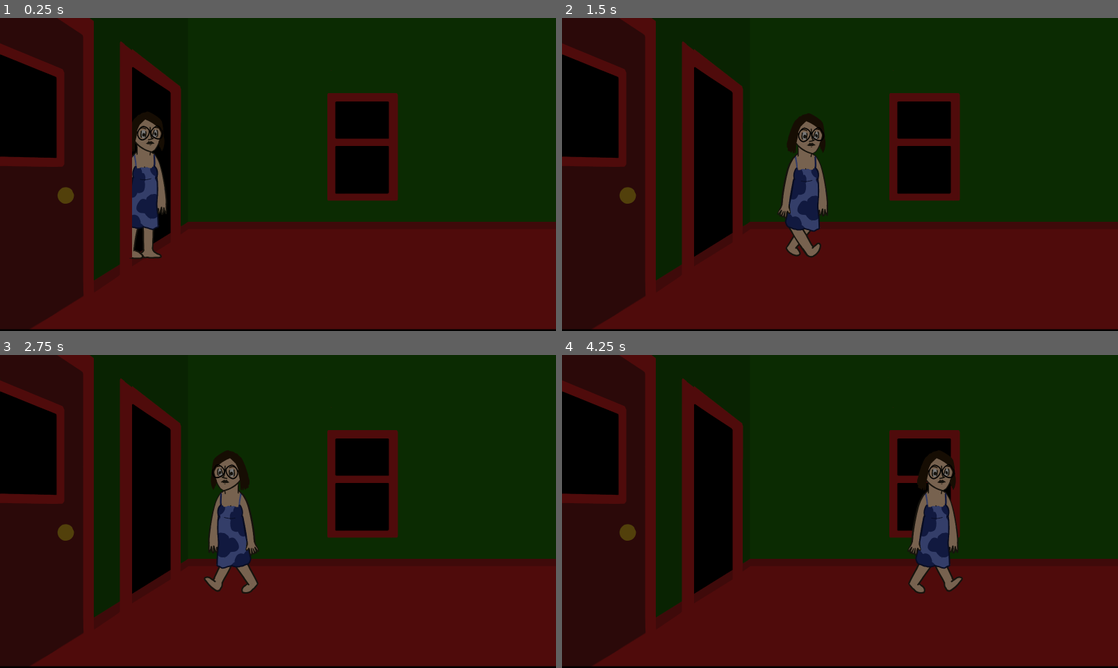
Above: before the commit, frames 1-4 (two rows, left to right).
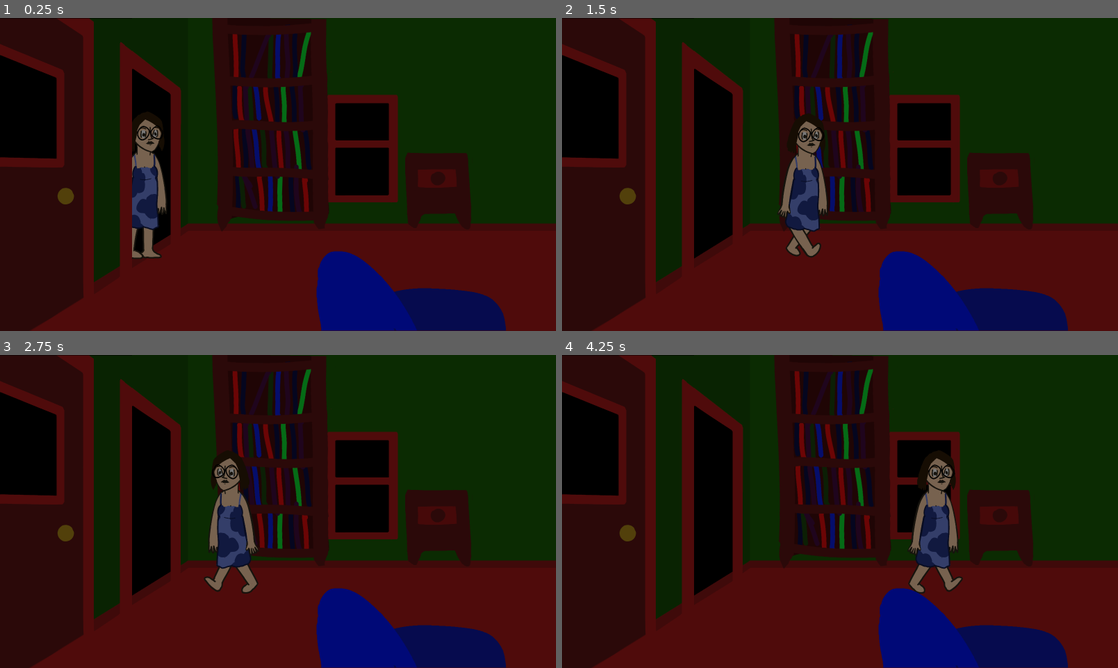
Above: after the commit, the same moments.

Repository: MarmadileManteater/Carbuncle-Game
Game: Godot game, scene res://scenes/living_room/living_room.tscn
Two runs of this game, one before a commit and one after it. Both use one fixed random seed, a clock stepped at 60 frames per second and the inputs below. This scene is started directly instead of the project's main scene. Sound files missing from this copy of the repository are replaced by a short silence.
Inputs (mouse positions are in pixels of both pictures, inside the frame that each line leads up to):
- Up to frame 1 (0.25 s): no input
- Up to frame 2 (1.5 s): tap Enter at 0.5 s; move the mouse to (962, 158) at 0.52 s; hold Right (ui_right) from 0.53 s (still down); click (962, 158) at 0.67 s; move the mouse to (728, 190) at 1.27 s; click (728, 190) at 1.42 s
- Up to frame 3 (2.75 s): move the mouse to (333, 442) at 2.02 s; release Right (ui_right) at 2.03 s; hold Left (ui_left) from 2.03 s (still down); click (333, 442) at 2.17 s
- Up to frame 4 (4.25 s): move the mouse to (812, 574) at 2.77 s; release Left (ui_left) at 2.78 s; hold Right (ui_right) from 2.78 s (still down); click (812, 574) at 2.92 s; move the mouse to (1006, 558) at 3.52 s; click (1006, 558) at 3.67 s

The runs differ from the first frame. In frame 1, 22% of the frame differs, in the area x 0-100%, y 0-100%; in frame 2, 20%; in frame 3, 20%; in frame 4, 22%.

Commit message:
idk

Diff:
--- a/project/project.godot
+++ b/project/project.godot
@@ -21,6 +21,25 @@
 window/size/viewport_height=900
 window/stretch/mode="viewport"
 
+[input]
+
+ui_left={
+"deadzone": 0.5,
+"events": [Object(InputEventKey,"resource_local_to_scene":false,"resource_name":"","device":16,"window_id":0,"alt_pressed":false,"shift_pressed":false,"ctrl_pressed":false,"meta_pressed":false,"pressed":false,"keycode":4194319,"physical_keycode":0,"key_label":0,"unicode":0,"location":0,"echo":false,"script":null)
+, Object(InputEventJoypadButton,"resource_local_to_scene":false,"resource_name":"","device":-1,"button_index":13,"pressure":0.0,"pressed":false,"script":null)
+, Object(InputEventJoypadMotion,"resource_local_to_scene":false,"resource_name":"","device":-1,"axis":0,"axis_value":-1.0,"script":null)
+, Object(InputEventKey,"resource_local_to_scene":false,"resource_name":"","device":-1,"window_id":0,"alt_pressed":false,"shift_pressed":false,"ctrl_pressed":false,"meta_pressed":false,"pressed":false,"keycode":0,"physical_keycode":65,"key_label":0,"unicode":97,"location":0,"echo":false,"script":null)
+]
+}
+ui_right={
+"deadzone": 0.5,
+"events": [Object(InputEventKey,"resource_local_to_scene":false,"resource_name":"","device":16,"window_id":0,"alt_pressed":false,"shift_pressed":false,"ctrl_pressed":false,"meta_pressed":false,"pressed":false,"keycode":4194321,"physical_keycode":0,"key_label":0,"unicode":0,"location":0,"echo":false,"script":null)
+, Object(InputEventJoypadButton,"resource_local_to_scene":false,"resource_name":"","device":-1,"button_index":14,"pressure":0.0,"pressed":false,"script":null)
+, Object(InputEventJoypadMotion,"resource_local_to_scene":false,"resource_name":"","device":-1,"axis":0,"axis_value":1.0,"script":null)
+, Object(InputEventKey,"resource_local_to_scene":false,"resource_name":"","device":-1,"window_id":0,"alt_pressed":false,"shift_pressed":false,"ctrl_pressed":false,"meta_pressed":false,"pressed":false,"keycode":0,"physical_keycode":68,"key_label":0,"unicode":100,"location":0,"echo":false,"script":null)
+]
+}
+
 [physics]
 
 3d/physics_engine="Jolt Physics"
--- a/project/scenes/dialog/dialog.gd
+++ b/project/scenes/dialog/dialog.gd
@@ -56,9 +56,9 @@
 		$RichTextLabel.size.x = 1038.0
 		$RichTextLabel/Arrow.position.x = 1014.0
 	if portrait == Portrait.Monica:
-		$Portraits/Monica.show()
+		$Portraits/MonicaP.show()
 	else:
-		$Portraits/Monica.hide()
+		$Portraits/MonicaP.hide()
 	if portrait == Portrait.Monster:
 		$Portraits/Monster.show()
 	else:
--- a/project/scenes/dialog/dialog.tscn
+++ b/project/scenes/dialog/dialog.tscn
@@ -87,7 +87,7 @@
 [node name="Portraits" type="Node2D" parent="." unique_id=1282781185]
 position = Vector2(601, 11)
 
-[node name="Monica" type="AnimatedSprite2D" parent="Portraits" unique_id=472911964]
+[node name="MonicaP" type="AnimatedSprite2D" parent="Portraits" unique_id=472911964]
 visible = false
 position = Vector2(-4, -44)
 sprite_frames = SubResource("SpriteFrames_0dxmq")
@@ -95,7 +95,7 @@
 [node name="Monster" parent="Portraits" unique_id=1163829090 instance=ExtResource("4_fmfh2")]
 visible = false
 position = Vector2(-3, -19)
-frame_progress = 0.03565951
+frame_progress = 0.9643633
 
 [node name="DialogFront" type="Sprite2D" parent="." unique_id=148247673]
 position = Vector2(73, 126)
@@ -124,7 +124,7 @@
 autoplay = &"bob"
 
 [node name="Timer" type="Timer" parent="." unique_id=1107149826]
-wait_time = 0.009999999999999998
+wait_time = 0.00999999999999999
 
 [node name="Chirp" type="AudioStreamPlayer" parent="." unique_id=1051176050]
 stream = ExtResource("5_54y5e")
--- a/project/scenes/dialogs/dialogs.gd
+++ b/project/scenes/dialogs/dialogs.gd
@@ -1,11 +1,13 @@
 extends Node2D
 
 signal done
+signal next_line
 
 var dialogs: Array
 var current: Dialog
 var is_ready: bool = true
 var is_started: bool = false
+var index = 0
 
 # Called when the node enters the scene tree for the first time.
 func _ready() -> void:
@@ -24,6 +26,8 @@
 			hide()
 			is_started = false
 			return
+		next_line.emit(index)
+		index += 1
 		is_ready = false
 		current = dialogs.pop_front()
 		current.show()
--- a/project/scenes/global/global.gd
+++ b/project/scenes/global/global.gd
@@ -2,8 +2,11 @@
 
 @export var starting_scene: String = "lock_puzzle"
 var loaded_scene: DefaultScene = null
+var loaded_scene_name: String
 var state: Dictionary = {}
 var time_elapsed: float = 0.0
+var items: Dictionary = { "dph": false, "doorkey": false }
+var searches: int = 0
 
 # Called when the node enters the scene tree for the first time.
 func _ready() -> void:
@@ -57,12 +60,30 @@
 		func(name: String):
 			$Jukebox.set_track(name)
 	)
+	loaded_scene.item_obtained.connect(
+		func (item: String):
+			searches+=1
+			loaded_scene.searches = searches
+			items[item] = true
+			loaded_scene.items = items
+			if item == "dph":
+				loaded_scene.disable_clickable()
+				$DPH.advance()
+				$DPH.done.connect(
+					func ():
+						loaded_scene.enable_clickable()
+				)
+	)
 
 	loaded_scene.time_elapsed = time_elapsed
 	loaded_scene.first_time = not state.has(scene_name)
 	if state.has(scene_name):
 		loaded_scene.load_state(state[scene_name])
 	loaded_scene.has_visited = state.keys()
+	loaded_scene.came_from = loaded_scene_name
+	loaded_scene_name = scene_name
+	loaded_scene.items = items
+	loaded_scene.searches = searches
 	add_child(loaded_scene)
 
 
@@ -74,3 +95,7 @@
 
 func _on_cursor_capture() -> void:
 	loaded_scene.capture()
+
+func _process(delta: float) -> void:
+	$Inventory/DPH.visible = items["dph"]
+	$Inventory/Key.visible = items["doorkey"]
--- a/project/scenes/global/global.tscn
+++ b/project/scenes/global/global.tscn
@@ -3,12 +3,32 @@
 [ext_resource type="Script" uid="uid://durauhf4vm26h" path="res://scenes/global/global.gd" id="1_bhh4k"]
 [ext_resource type="PackedScene" uid="uid://cx8xfdka44jnc" path="res://scenes/virtual_cursor/virtual_cursor.tscn" id="2_pht4f"]
 [ext_resource type="PackedScene" uid="uid://bakgdemg3cde0" path="res://scenes/jukebox/jukebox.tscn" id="3_bm3mx"]
+[ext_resource type="Texture2D" uid="uid://d3psrc1pay806" path="res://assets/sprites/dph.png" id="4_ts12r"]
+[ext_resource type="Texture2D" uid="uid://dvnivjsaotr5k" path="res://assets/sprites/key.png" id="5_g0msn"]
+[ext_resource type="PackedScene" uid="uid://bkvjjvf73aaod" path="res://scenes/dialogs/dialogs.tscn" id="6_orsvi"]
+[ext_resource type="PackedScene" uid="uid://cw8n73x31nrww" path="res://scenes/dialog/dialog.tscn" id="7_ht0q6"]
 
 [node name="Global" type="Node2D" unique_id=127505025]
 script = ExtResource("1_bhh4k")
 starting_scene = "room_with_window"
 
+[node name="DPH" parent="." unique_id=1448613965 instance=ExtResource("6_orsvi")]
+visible = false
+z_index = 10
+position = Vector2(746, 621)
+
+[node name="Dialog" parent="DPH" unique_id=1634559854 instance=ExtResource("7_ht0q6")]
+visible = false
+text = "Oh sweet! Diphenhydramine~!"
+portrait = 1
+
+[node name="Dialog2" parent="DPH" unique_id=754301825 instance=ExtResource("7_ht0q6")]
+visible = false
+text = "Now, maybe, I can finally get some rest."
+portrait = 1
+
 [node name="Cursor" parent="." unique_id=1794911752 instance=ExtResource("2_pht4f")]
+z_index = 25
 
 [node name="GameTimer" type="Timer" parent="." unique_id=1626802495]
 wait_time = 0.1
@@ -25,5 +45,18 @@
 
 [node name="Jukebox" parent="." unique_id=1021065957 instance=ExtResource("3_bm3mx")]
 
+[node name="Inventory" type="Node2D" parent="." unique_id=1256969500]
+z_index = 13
+position = Vector2(80, 828)
+
+[node name="DPH" type="Sprite2D" parent="Inventory" unique_id=292505138]
+visible = false
+texture = ExtResource("4_ts12r")
+
+[node name="Key" type="Sprite2D" parent="Inventory" unique_id=1383913683]
+visible = false
+position = Vector2(100, 0)
+texture = ExtResource("5_g0msn")
+
 [connection signal="capture" from="Cursor" to="." method="_on_cursor_capture"]
 [connection signal="timeout" from="GameTimer" to="." method="_on_game_interval"]
--- a/project/scenes/kitchen/kitchen.gd
+++ b/project/scenes/kitchen/kitchen.gd
@@ -8,3 +8,8 @@
 # Called every frame. 'delta' is the elapsed time since the previous frame.
 func _process(delta: float) -> void:
 	pass
+
+
+func _left_door_body_entered(body: Node2D) -> void:
+	if body == $Monica:
+		change_scene.emit("living_room")
--- a/project/scenes/kitchen/kitchen.tscn
+++ b/project/scenes/kitchen/kitchen.tscn
@@ -6,6 +6,12 @@
 
 [sub_resource type="RectangleShape2D" id="RectangleShape2D_0dxmq"]
 size = Vector2(1859, 20)
+
+[sub_resource type="RectangleShape2D" id="RectangleShape2D_6wcjf"]
+size = Vector2(142, 798)
+
+[sub_resource type="RectangleShape2D" id="RectangleShape2D_o4r6q"]
+size = Vector2(322, 591)
 
 [node name="Kitchen" type="Node2D" unique_id=1659860686]
 script = ExtResource("1_madu1")
@@ -27,4 +33,18 @@
 rotation = -0.08726646
 shape = SubResource("RectangleShape2D_0dxmq")
 
+[node name="CollisionShape2D2" type="CollisionShape2D" parent="StaticBody2D" unique_id=2123615123]
+position = Vector2(1231, -417)
+shape = SubResource("RectangleShape2D_6wcjf")
+
 [node name="Clickable" type="Node2D" parent="." unique_id=1126109606]
+
+[node name="Area2D" type="Area2D" parent="." unique_id=35605313]
+position = Vector2(-236, 0)
+
+[node name="CollisionShape2D" type="CollisionShape2D" parent="Area2D" unique_id=565841126]
+position = Vector2(156, 387)
+shape = SubResource("RectangleShape2D_o4r6q")
+debug_color = Color(0.7124032, 0.26126483, 1, 0.41960785)
+
+[connection signal="body_entered" from="Area2D" to="." method="_left_door_body_entered"]
--- a/project/scenes/living_room/living_room.gd
+++ b/project/scenes/living_room/living_room.gd
@@ -1,9 +1,29 @@
 extends DefaultScene
 
+var possible_drawers = ["open_dph", "open_key", "open_empty"]
+var looked_in_couch = false
 
 # Called when the node enters the scene tree for the first time.
 func _ready() -> void:
-	pass # Replace with function body.
+	super()
+	if came_from == "kitchen":
+		$Monica.position = $RightEntrance.position
+
+	$"Couch Cushions".next_line.connect(
+		func (line_number):
+			if line_number == 0:
+				if searches == 0:
+					$"Couch Cushions/Dialog2".text = "I wondered where my diphenhydramine went."
+				if searches == 1:
+					$"Couch Cushions/Dialog2".text = "Wow, look nothing!"
+				if searches == 2:
+					$"Couch Cushions/Dialog2".text = "[i]Key obtained successfully![/i]"
+			if line_number == 1:
+				if searches == 0:
+					item_obtained.emit("dph")
+				if searches == 2:
+					item_obtained.emit("key")
+	)
 
 
 # Called every frame. 'delta' is the elapsed time since the previous frame.
@@ -19,3 +39,40 @@
 func _on_kitchen_entered(body: Node2D) -> void:
 	if body == $Monica:
 		change_scene.emit("kitchen")
+
+func clickable_clicked(node: VirtualClickable) -> void:
+	super(node)
+	if node.name == "Couch":
+		if not looked_in_couch:
+			looked_in_couch = true
+			$"Couch Cushions".advance()
+			$"Couch Cushions".done.connect(func ():
+				enable_clickable()
+			)
+			disable_clickable()
+	if node.name == "Drawer":
+		if $Drawer.animation == "default":
+			if searches == 0:
+				$Drawer.play("open_dph")
+				$Drawer/AudioStreamPlayer2D.play()
+			if searches == 1:
+				$Drawer.play("open_empty")
+			if searches == 2:
+				$Drawer.play("open_key")
+				$Drawer/AudioStreamPlayer2D.play()
+		elif $Drawer.animation == "open_dph":
+			$Drawer.play("open_empty")
+			item_obtained.emit("dph")
+		elif $Drawer.animation == "open_key":
+			$Drawer.play("open_empty")
+			item_obtained.emit("doorkey")
+
+func save_state() -> Dictionary:
+	return {
+		"drawer": $Drawer.animation,
+		"looked_in_couch": looked_in_couch
+	}
+
+func load_state(state_info: Dictionary) -> void:
+	$Drawer.play(state_info["drawer"])
+	looked_in_couch = state_info["looked_in_couch"]
--- a/project/scenes/living_room/living_room.tscn
+++ b/project/scenes/living_room/living_room.tscn
@@ -4,6 +4,64 @@
 [ext_resource type="PackedScene" uid="uid://dfm6tfc42k5tf" path="res://scenes/monica/monica.tscn" id="2_j02gd"]
 [ext_resource type="Texture2D" uid="uid://bbhuyxmhlu37h" path="res://assets/sprites/living_room_1.png" id="2_v2mqm"]
 [ext_resource type="Texture2D" uid="uid://cdrkcqeqgkyju" path="res://assets/sprites/living_room_2.png" id="4_55niu"]
+[ext_resource type="AudioStream" uid="uid://dl0rej6jvvqto" path="res://assets/sfx/Drawer - Opening.ogg" id="5_8ddjr"]
+[ext_resource type="Texture2D" uid="uid://cuve5ia783db5" path="res://assets/sprites/couch.png" id="5_55niu"]
+[ext_resource type="Texture2D" uid="uid://bnrgk25ycomie" path="res://assets/sprites/bookshelf.png" id="6_tjl2r"]
+[ext_resource type="Texture2D" uid="uid://dwemxcsjvgypy" path="res://assets/sprites/drawer.png" id="7_t80q3"]
+[ext_resource type="PackedScene" uid="uid://6ow7g2olutni" path="res://scenes/virtual_clickable/virtual_clickable.tscn" id="8_0hj4s"]
+[ext_resource type="PackedScene" uid="uid://bkvjjvf73aaod" path="res://scenes/dialogs/dialogs.tscn" id="10_3o82y"]
+[ext_resource type="PackedScene" uid="uid://cw8n73x31nrww" path="res://scenes/dialog/dialog.tscn" id="11_wk2qu"]
+
+[sub_resource type="AtlasTexture" id="AtlasTexture_0hj4s"]
+atlas = ExtResource("7_t80q3")
+region = Rect2(0, 0, 193, 222)
+
+[sub_resource type="AtlasTexture" id="AtlasTexture_3o82y"]
+atlas = ExtResource("7_t80q3")
+region = Rect2(579, 0, 193, 222)
+
+[sub_resource type="AtlasTexture" id="AtlasTexture_8ddjr"]
+atlas = ExtResource("7_t80q3")
+region = Rect2(193, 0, 193, 222)
+
+[sub_resource type="AtlasTexture" id="AtlasTexture_vp5rr"]
+atlas = ExtResource("7_t80q3")
+region = Rect2(386, 0, 193, 222)
+
+[sub_resource type="SpriteFrames" id="SpriteFrames_0dxmq"]
+animations = [{
+"frames": [{
+"duration": 1.0,
+"texture": SubResource("AtlasTexture_0hj4s")
+}],
+"loop": 1,
+"name": &"default",
+"speed": 5.0
+}, {
+"frames": [{
+"duration": 1.0,
+"texture": SubResource("AtlasTexture_3o82y")
+}],
+"loop": 1,
+"name": &"open_dph",
+"speed": 5.0
+}, {
+"frames": [{
+"duration": 1.0,
+"texture": SubResource("AtlasTexture_8ddjr")
+}],
+"loop": 1,
+"name": &"open_empty",
+"speed": 5.0
+}, {
+"frames": [{
+"duration": 1.0,
+"texture": SubResource("AtlasTexture_vp5rr")
+}],
+"loop": 1,
+"name": &"open_key",
+"speed": 5.0
+}]
 
 [sub_resource type="RectangleShape2D" id="RectangleShape2D_55niu"]
 size = Vector2(11, 696)
@@ -19,8 +77,21 @@
 script = ExtResource("1_2t2pm")
 
 [node name="Sprite2D2" type="Sprite2D" parent="." unique_id=1599605886]
-position = Vector2(800, 446)
+position = Vector2(800, 451)
 texture = ExtResource("2_v2mqm")
+
+[node name="Bookshelf" type="Sprite2D" parent="." unique_id=1838528401]
+position = Vector2(778.00006, 310)
+rotation = 0.017453292
+skew = 0.017453292
+texture = ExtResource("6_tjl2r")
+
+[node name="Drawer" type="AnimatedSprite2D" parent="." unique_id=1175252340]
+position = Vector2(1263, 498)
+sprite_frames = SubResource("SpriteFrames_0dxmq")
+
+[node name="AudioStreamPlayer2D" type="AudioStreamPlayer2D" parent="Drawer" unique_id=1308506173]
+stream = ExtResource("5_8ddjr")
 
 [node name="Monica" parent="." unique_id=184188669 instance=ExtResource("2_j02gd")]
 modulate = Color(0.46618086, 0.4661808, 0.4661808, 1)
@@ -38,7 +109,7 @@
 shape = SubResource("RectangleShape2D_0dxmq")
 
 [node name="Sprite2D" type="Sprite2D" parent="." unique_id=503364072]
-position = Vector2(800, 450)
+position = Vector2(800, 452)
 texture = ExtResource("4_55niu")
 
 [node name="Area2D2" type="Area2D" parent="." unique_id=1173946317]
@@ -56,5 +127,35 @@
 shape = SubResource("RectangleShape2D_6wcjf")
 debug_color = Color(0.7124032, 0.26126483, 1, 0.41960785)
 
+[node name="RightEntrance" type="Node2D" parent="." unique_id=1006594122]
+position = Vector2(1526, 467)
+
+[node name="Couch" type="Sprite2D" parent="." unique_id=1713690265]
+modulate = Color(0.46666667, 0.46666667, 0.46666667, 1)
+position = Vector2(1184, 786)
+texture = ExtResource("5_55niu")
+
+[node name="Clickable" type="Node2D" parent="." unique_id=300474694]
+
+[node name="Drawer" parent="Clickable" unique_id=1515518074 instance=ExtResource("8_0hj4s")]
+position = Vector2(1258, 492)
+cursor = 3
+size = Vector2(200, 200)
+
+[node name="Couch" parent="Clickable" unique_id=465711237 instance=ExtResource("8_0hj4s")]
+position = Vector2(1183, 799)
+cursor = 3
+size = Vector2(550, 200)
+
+[node name="Couch Cushions" parent="." unique_id=1448613965 instance=ExtResource("10_3o82y")]
+z_index = 10
+position = Vector2(746, 621)
+
+[node name="Dialog" parent="Couch Cushions" unique_id=1634559854 instance=ExtResource("11_wk2qu")]
+text = "[i][color=#aaaaaa]You search between the couch cushions.[/color][/i]"
+
+[node name="Dialog2" parent="Couch Cushions" unique_id=2042479526 instance=ExtResource("11_wk2qu")]
+portrait = 1
+
 [connection signal="body_entered" from="Area2D2" to="." method="_on_kitchen_entered"]
 [connection signal="body_entered" from="Area2D" to="." method="_on_left_door_body_entered"]
--- a/project/scenes/monica/monica.gd
+++ b/project/scenes/monica/monica.gd
@@ -3,9 +3,11 @@
 
 const SPEED = 300.0
 const JUMP_VELOCITY = -400.0
-
+var frozen = false
 
 func _physics_process(delta: float) -> void:
+	if frozen:
+		return
 	# Add the gravity.
 	if not is_on_floor():
 		velocity += get_gravity() * delta
--- a/project/scenes/virtual_clickable/virtual_clickable.tscn
+++ b/project/scenes/virtual_clickable/virtual_clickable.tscn
@@ -2,12 +2,11 @@
 
 [ext_resource type="Script" uid="uid://6qbb3fbgmual" path="res://scenes/virtual_clickable/virtual_clickable.gd" id="1_tr8gq"]
 
-[sub_resource type="RectangleShape2D" id="RectangleShape2D_0dxmq"]
+[sub_resource type="RectangleShape2D" id="RectangleShape2D_tr8gq"]
 size = Vector2(10, 10)
 
 [node name="VirtualClickable" type="Node2D" unique_id=1515518074]
 script = ExtResource("1_tr8gq")
-cursor = null
 size = Vector2(10, 10)
 
 [node name="Area2D" type="Area2D" parent="." unique_id=703860366]
--- a/project/scenes/virtual_cursor/virtual_cursor.gd
+++ b/project/scenes/virtual_cursor/virtual_cursor.gd
@@ -34,6 +34,9 @@
 		position = locked_node.position
 
 func input(event: InputEvent):
+	if event is InputEventKey:
+		if event.keycode == 4194305 or event.keycode == 4194327:
+			Input.set_mouse_mode(Input.MOUSE_MODE_VISIBLE)
 	if event is InputEventMouseButton and Input.mouse_mode != Input.MOUSE_MODE_CAPTURED:
 		capture.emit()
 		Input.set_mouse_mode(Input.MOUSE_MODE_CAPTURED)
--- a/project/scripts/default_scene.gd
+++ b/project/scripts/default_scene.gd
@@ -7,11 +7,15 @@
 signal unlock_cursor_from_node
 signal on_timeout_trigger_track_change
 signal trigger_track_change
+signal item_obtained
 
 var time_elapsed: float = 0.0
 var first_time: bool = true
 var has_visited: Array = []
 var enable_clickable_zones: bool = true
+var came_from: String
+var items: Dictionary
+var searches: int
 
 # Called when the node enters the scene tree for the first time.
 func _ready() -> void:
@@ -72,6 +76,9 @@
 func disable_clickable() -> void:
 	enable_clickable_zones = false
 	cursor_change(VirtualCursor.Type.Default)
+	var monica = find_child("Monica")
+	if monica != null:
+		monica.frozen = true
 
 func enable_clickable() -> void:
 	var timer = Timer.new()
@@ -81,6 +88,9 @@
 			enable_clickable_zones = true
 			remove_child(timer)
 			timer.queue_free()
+			var monica = find_child("Monica")
+			if monica != null:
+				monica.frozen = false
 	, ConnectFlags.CONNECT_ONE_SHOT)
 	add_child(timer)
 	timer.start(0.5)
Binary file added: project/assets/sprites/bookshelf.png
Not shown, added: project/assets/sprites/bookshelf.png.import
Binary file added: project/assets/sprites/couch.png
Not shown, added: project/assets/sprites/couch.png.import
Binary file added: project/assets/sprites/dph.png
Not shown, added: project/assets/sprites/dph.png.import
Binary file added: project/assets/sprites/drawer.png
Not shown, added: project/assets/sprites/drawer.png.import
Binary file added: project/assets/sprites/key.png
Not shown, added: project/assets/sprites/key.png.import
Not shown, added: project/assets/sprites/living_room_full.png.import
Not shown: 1 places in project/scenes/virtual_clickable/virtual_clickable.tscn that only renumber resources
(and 1 more such lines)
